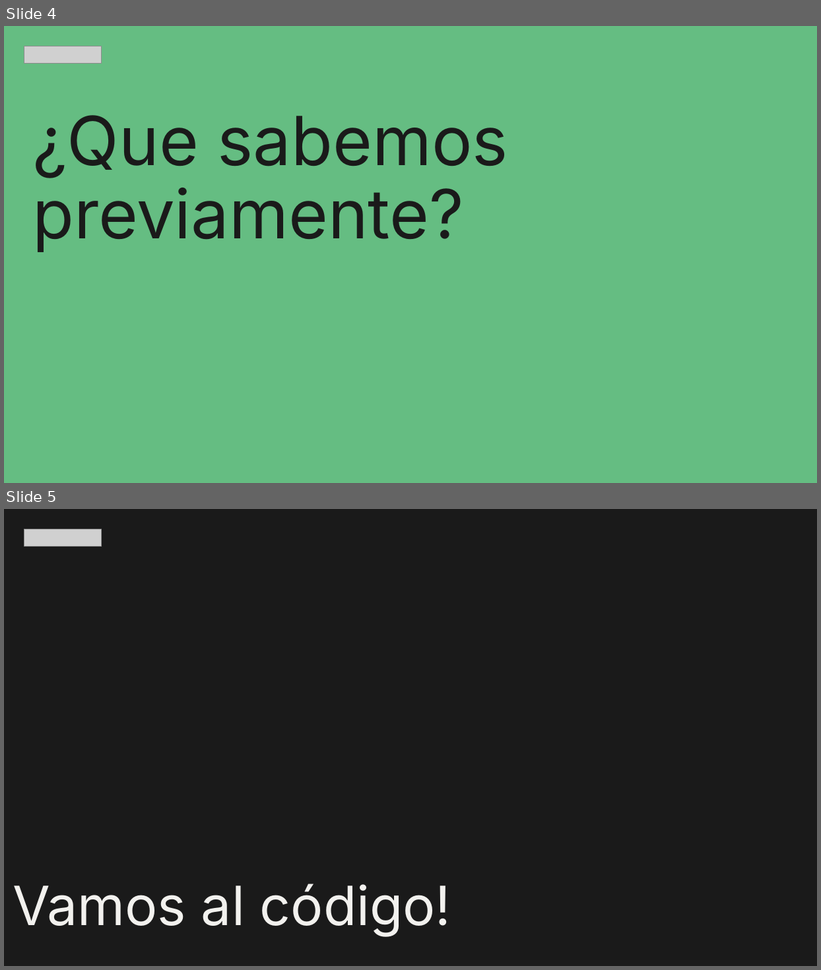
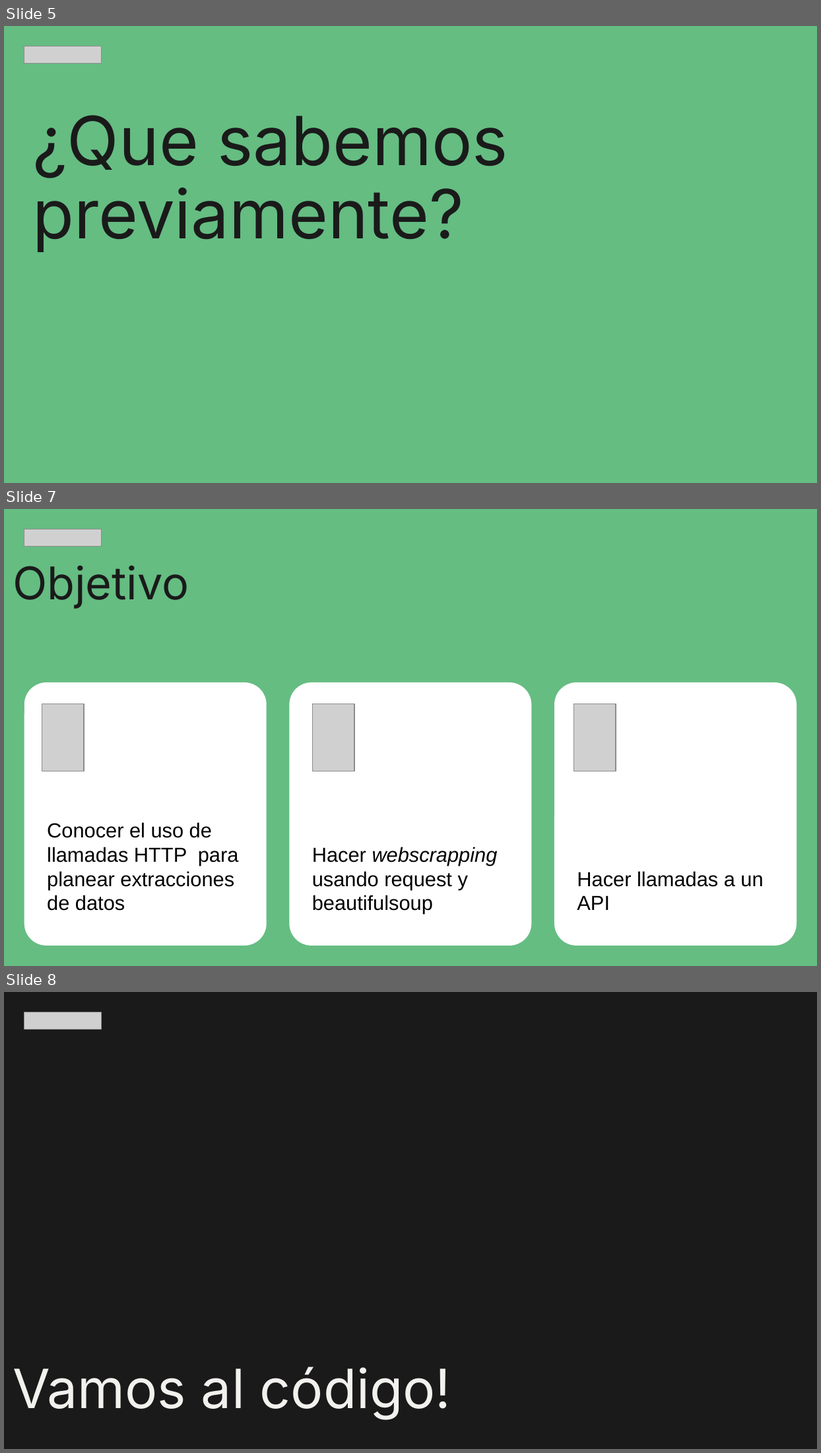
Before and after one commit to zyntonyson/bootcamp_ds_da, a slide deck: 08-data-retrieval/17-SQL.pptx. Shown one above the other, each under a label of ours: slides 4 and 5 before the commit, slides 5, 7 and 8 after it; the slides between them are not shown. The pictures are 821x970 and 821x1453 pixels, drawn with LibreOffice and Linux fonts; fonts in the diff are those of the drawing; grey boxes stand for pictures. Boxes give left, top, right and bottom in pixels: in the first picture for what was removed or moved away, otherwise in the second. Text is boxed around its words. In the diff, an @@ line names an element or a change of style, - is before the commit and + after.

```diff
--- a/08-data-retrieval/17-SQL.pptx
+++ b/08-data-retrieval/17-SQL.pptx
@@ slide 7 added at box(4, 509, 817, 966), background #65BD82 @@
@@ picture added at box(24, 529, 102, 547) @@
@@ title added at box(13, 565, 189, 609), 40 pt, text #1A1A1A @@
+Objetivo
@@ rounded rectangle added at box(24, 683, 267, 947), fill #FFFFFF, 18 pt, text #000000 @@
+Conocer el uso de llamadas HTTP para planear extracciones de datos
@@ rounded rectangle added at box(289, 683, 532, 947), fill #FFFFFF, 18 pt, text #000000 @@
+Hacer webscrapping usando request y beautifulsoup
@@ rounded rectangle added at box(554, 683, 797, 947), fill #FFFFFF, 18 pt, text #000000 @@
+Hacer llamadas a un API
@@ picture added at box(42, 704, 84, 772) @@
@@ picture added at box(312, 704, 354, 772) @@
@@ picture added at box(574, 704, 616, 772) @@
@@ what was slide 4 is now slide 5 @@
@@ what was slide 5 is now slide 8 @@
```
Also in this commit, not shown: 1 slide changed, 4 other slides added, 3 slides removed, 4 other files.
